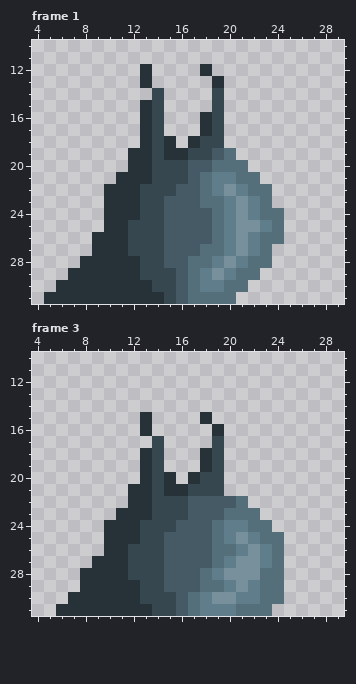
A pixel-art file gets an edit: Aseprite/Enemies/Slime/slime_run.aseprite. The picture above was drawn from the file before the commit.
64x64 pixels, 4 frames. Shown: frame 1: x 4..29, y 10..31; frame 3: x 4..29, y 10..31. The old version is drawn lined up with the new one, on the new canvas. The commit also changed other frames, which this record leaves out.
And afterwards:
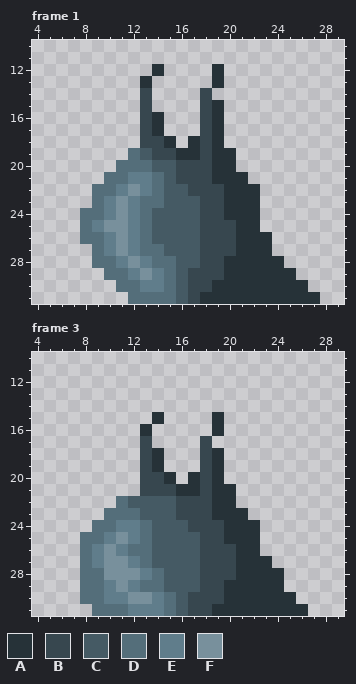
Palette (. is transparent): A #263238  B #37474f  C #455a64  D #546e7a  E #607d8b  F #78909c
The edit:
canvas 64x64 -> 32x32, the old top-left corner now at -15,-16 (the part of the old canvas that was cut away was empty and is not shown)
Changed rows in their new state; - is an unchanged pixel.
Frame 1:
first column x 5:
12 --------.A---.A--------
14 --------B.---B.--------
15 --------B.---BA--------
16 --------BA---BA--------
17 --------BA---BA--------
18 --------B-----A--------
19 -------DC-B-A-AA-------
20 ------DDDCC-BBAA.------
21 -----DDEEDC-BBAAA.-----
22 ----DDEFEDC-BBBAAA.----
23 ----DEFEDD---BBAAA.----
24 ---DDEFEDC---BBAAA..---
25 ---DEFFEDC---BBBAA..---
26 ---DDEFEDC---BBBAAA.---
27 ----DEFEDD---BBBAAA----
28 ---.DDEFEDD-CBBAAAAA---
29 --...DDEFED-BBBAAAAAA--
30 -.....DDEED-BBAAAAAAAA-
31 .......DDDD-BAAAAAAAAAA
Frame 3:
first column x 6:
15 -------.A---.A-------
17 -------B.---B.-------
18 -------BA---BA-------
19 -------BA---BA-------
20 -------B-----A-------
21 ------.B-B-A-AA------
22 -----DCCCC-BBAA.-----
23 ----DDDCCC-BBAAA.----
24 ---DDEEDCC-BBBAAA.---
25 --DDEFEDC---BBAAA..--
26 --DEFEDDC---BBBAA..--
27 --DEFFEDC---BBBAAA.--
28 --DDFFFED---BBBAAAA--
29 --DDEFEDD---BBAAAAA--
30 -.DDEEFFED-BBBAAAAAA-
31 ...DDDEEED-BBAAAAAAAA
Boxes around the changes in both pictures, in picture pixels (x1, y1, x2, y2):
changed: (44, 64, 320, 304)
changed: (56, 412, 308, 616)
